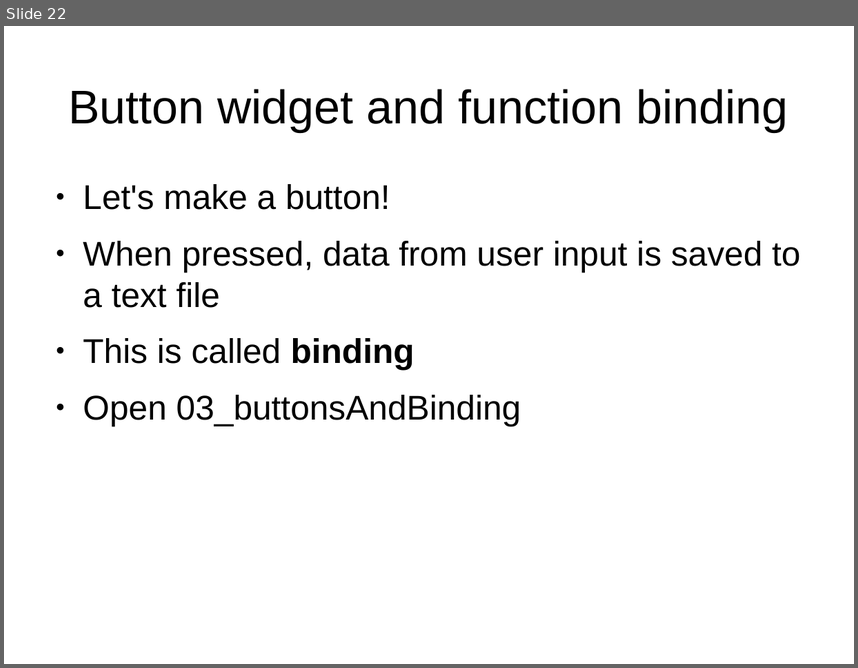
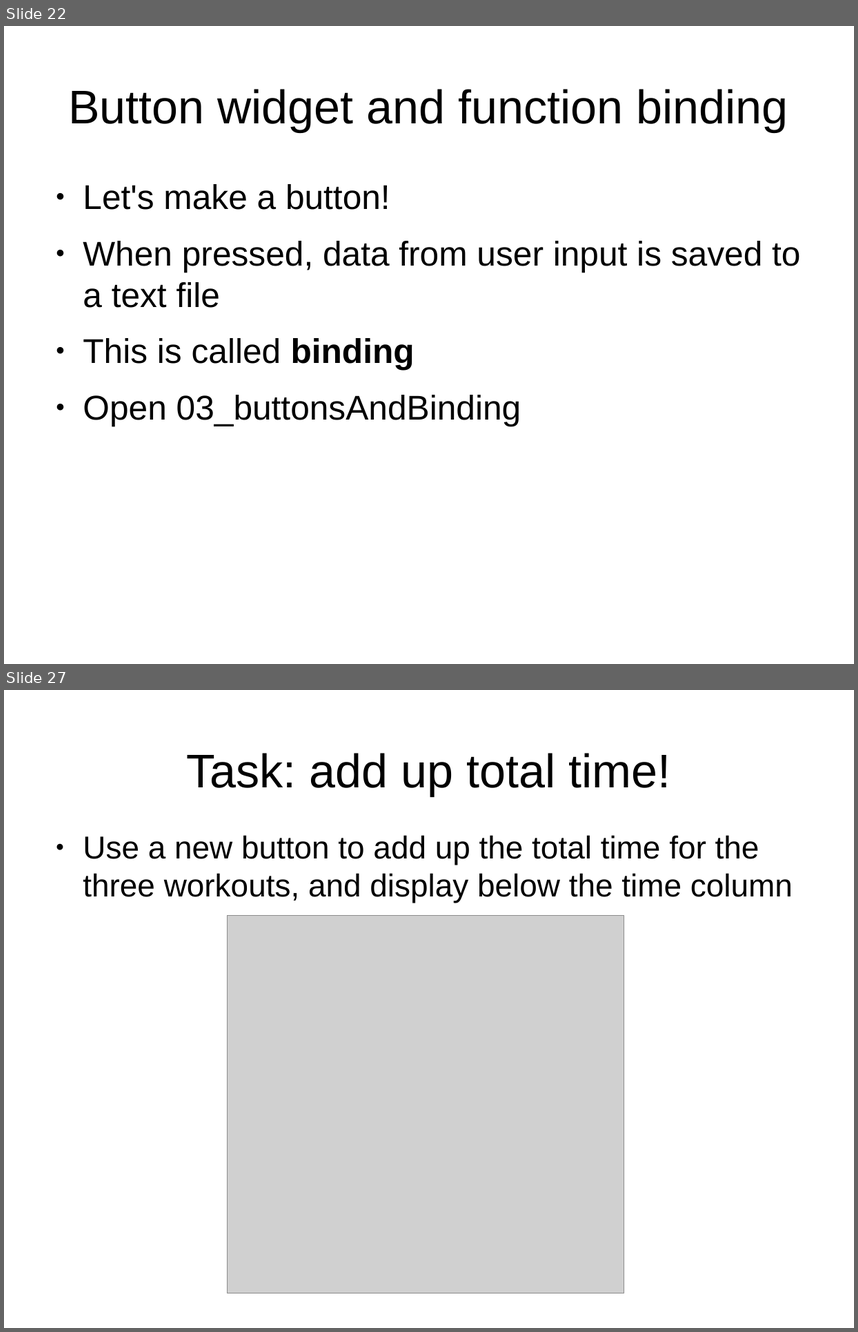
Before and after one commit to adasilva/intro_kivy, a slide deck: intro_kivy.odp. Shown one above the other, each under a label of ours: slide 22 before the commit, slides 22 and 27 after it; the slides between them are not shown. The pictures are 858x668 and 858x1332 pixels, drawn with LibreOffice and Linux fonts; fonts in the diff are those of the drawing; grey boxes stand for pictures. Boxes give left, top, right and bottom in pixels: in the first picture for what was removed or moved away, otherwise in the second. Text is boxed around its words. In the diff, an @@ line names an element or a change of style, - is before the commit and + after.

Commit message:
added 03_buttonsAndBinding and associated slides

```diff
--- a/intro_kivy.odp
+++ b/intro_kivy.odp
@@ slide 27 added at [4, 690, 854, 1328], background #FFFFFF @@
@@ title added at [186, 753, 671, 796], 44 pt, text #000000 @@
+Task: add up total time!
@@ text added at [83, 835, 793, 903], 29.6 pt, text #000000 @@
+● Use a new button to add up the total time for the three workouts, and display below the time column
@@ picture added at [227, 915, 624, 1293] @@
```
Also in this commit, not shown: 5 other slides added, 3 other files.
